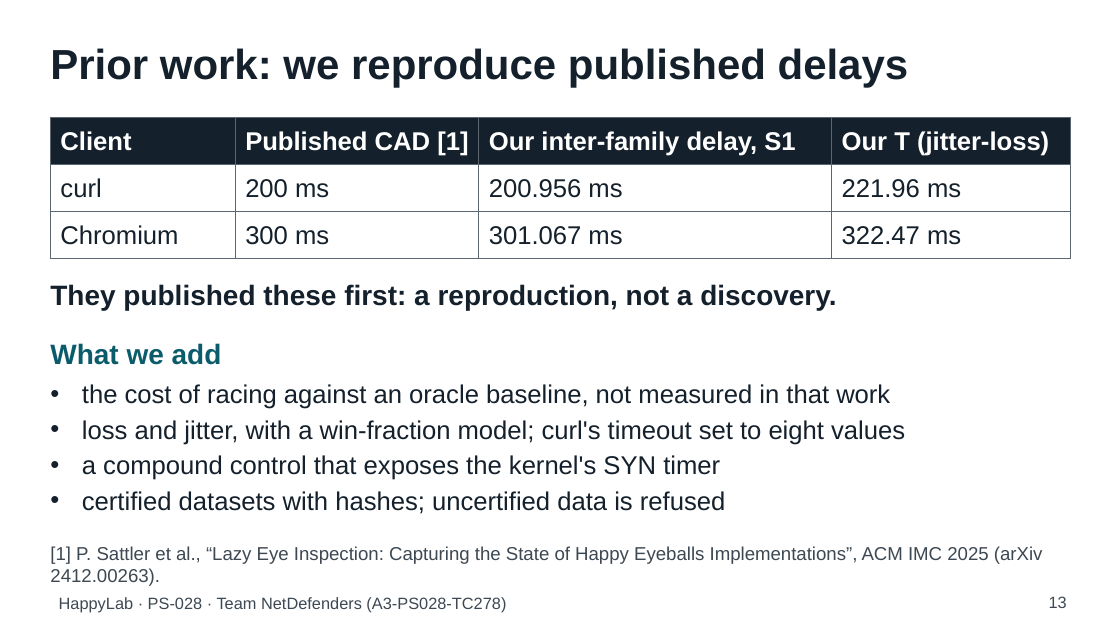
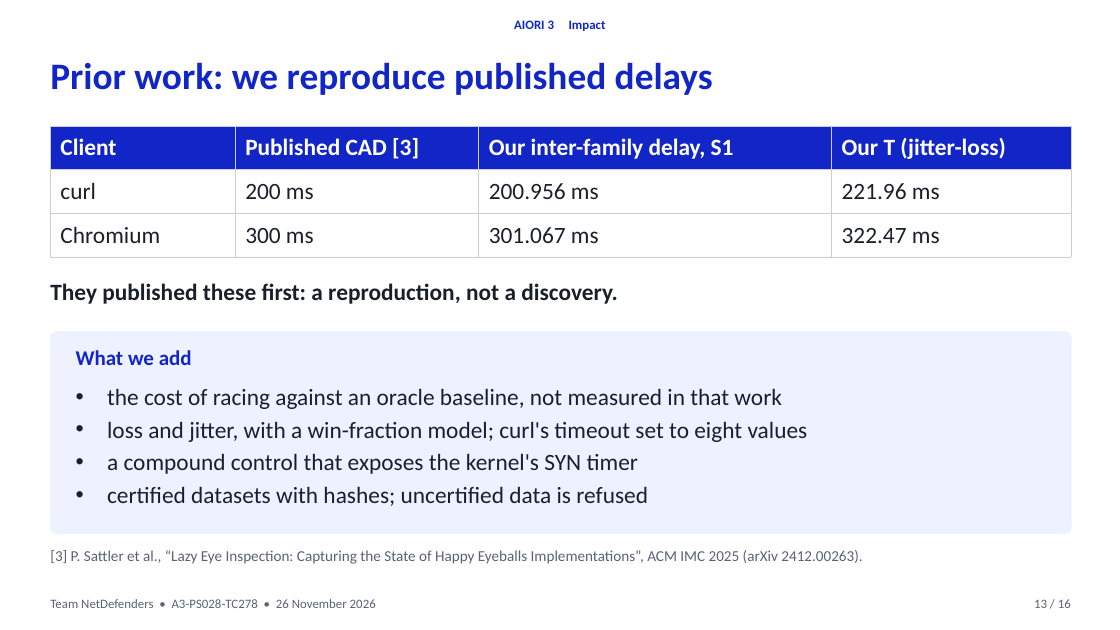
Before and after one commit to aiori-hackathon/A3-PS028-TC278, a slide deck: slide 13 of deck/HappyLab_PS028_TC278.pptx. Drawn at 1120x630 pixels with LibreOffice and Linux fonts; fonts in the diff are those of the drawing. Boxes give left, top, right and bottom in pixels: in the first picture for what was removed or moved away, otherwise in the second. Text is boxed around its words. In the diff, an @@ line names an element or a change of style, - is before the commit and + after.

```diff
--- a/deck/HappyLab_PS028_TC278.pptx
+++ b/deck/HappyLab_PS028_TC278.pptx
@@ text added at box(514, 20, 606, 31), 11 pt, text #1226C8, bold @@
+AIORI 3 Impact
@@ text "Prior work: we reproduce published ...": place and size @@
-text "Prior work: we reproduce published ..." at box(50, 48, 909, 88)
+text "Prior work: we reproduce published ..." at box(50, 62, 713, 95)
@@ text "Prior work: we reproduce published ..." at box(50, 62, 713, 95): size 36 to 32 pt, font Arial to Calibri, text colour #14202B to #1226C8 @@
@@ table at box(50, 126, 1071, 247) @@
-row 1, column 2: Published CAD [1]
+row 1, column 2: Published CAD [3]
@@ fill #14202B to #1226C8 in row 1 @@
@@ size 22 to 20 pt, font Arial to Calibri in "Client", "Our inter-family delay, S1", "Our T (jitter-loss)", "curl" and 7 more places @@
@@ text colour #14202B to #1B1F2A in "curl", "200 ms", "200.956 ms", "221.96 ms" and 4 more places @@
@@ borders changed @@
@@ table: place and size @@
-table at box(50, 118, 1071, 249)
+table at box(50, 126, 1071, 247)
@@ text "They published these first: a ..." at box(50, 283, 618, 304): size 24 to 20 pt, font Arial to Calibri, text colour #14202B to #1B1F2A @@
@@ rounded rectangle added at box(50, 332, 1071, 534), fill #EEF1FF, outline #EEF1FF 1 pt @@
@@ text "What we add": place and size @@
-text "What we add" at box(50, 343, 222, 365)
+text "What we add" at box(76, 350, 192, 365)
@@ text "What we add" at box(76, 350, 192, 365): size 24 to 18 pt, font Arial to Calibri, text colour #0B5C6B to #1226C8 @@
@@ text "the cost of racing against ...": place and size @@
-text "the cost of racing against ..." at box(82, 384, 905, 514)
+text "the cost of racing against ..." at box(107, 388, 808, 506)
@@ text "the cost of racing against ..." at box(107, 388, 808, 506): size 22 to 20 pt, font Arial to Calibri, text colour #14202B to #1B1F2A @@
@@ text at box(50, 550, 862, 564): text changed; size 16 to 13 pt; font Arial to Calibri; text colour #3D4852 to #5A6275 @@
-[1] P. Sattler et al., “Lazy Eye Inspection: Capturing the State of Happy Eyeballs Implementations”, ACM IMC 2025 (arXiv 2412.00263).
+[3] P. Sattler et al., “Lazy Eye Inspection: Capturing the State of Happy Eyeballs Implementations”, ACM IMC 2025 (arXiv 2412.00263).
@@ text at box(50, 599, 376, 608): text changed; size 14 to 11 pt; font Arial to Calibri; text colour #3D4852 to #5A6275 @@
-HappyLab · PS-028 · Team NetDefenders (A3-PS028-TC278)
+Team NetDefenders • A3-PS028-TC278 • 26 November 2026
@@ text "13 / 16" at box(1034, 599, 1071, 608): vertical alignment top to middle @@
@@ text at box(1034, 599, 1071, 608): text changed; size 14 to 11 pt; font Arial to Calibri; text colour #3D4852 to #5A6275 @@
-13
+13 / 16
```
Also in this commit, not shown: 13 other slides changed, 2 slides added, 14 other files.
